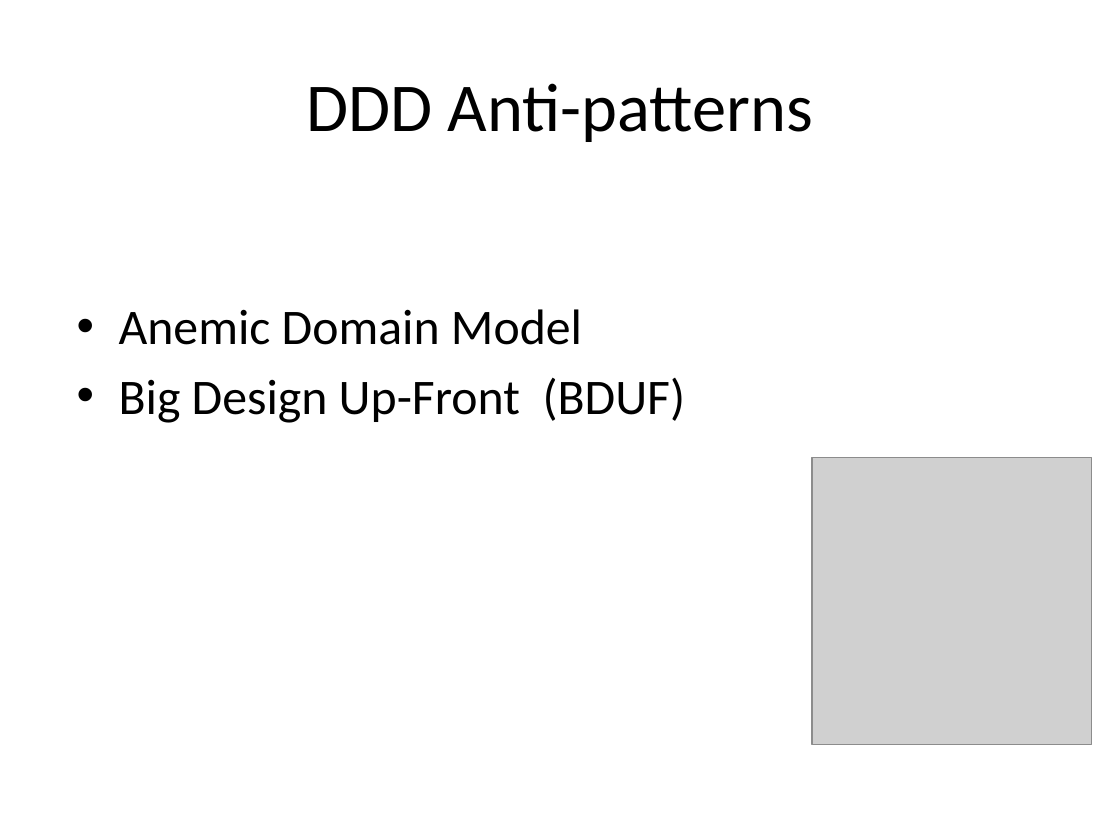
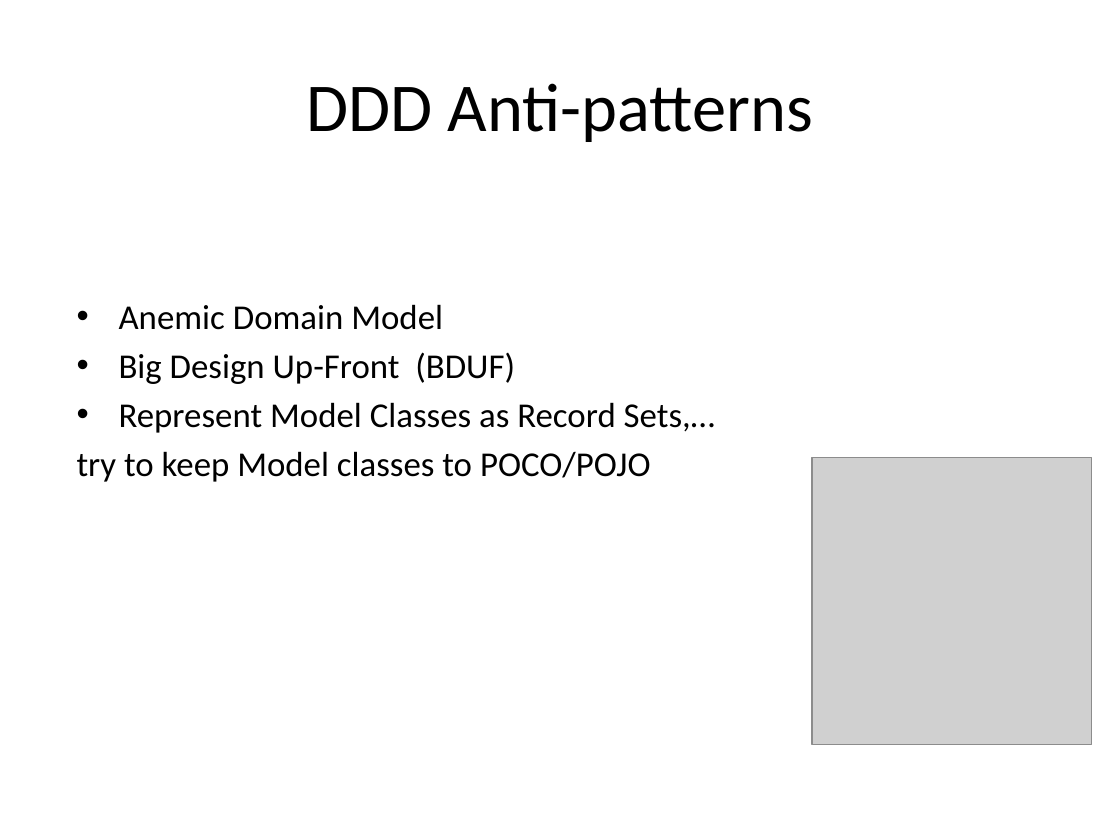
Before and after one commit to arturtv/dddpresentation, a slide deck: slide 52 of Domain-DrivenDesign.A.Trosin.pptx. Drawn at 1120x840 pixels with LibreOffice and Linux fonts; fonts in the diff are those of the drawing; grey boxes stand for pictures. Boxes give left, top, right and bottom in pixels: in the first picture for what was removed or moved away, otherwise in the second. Text is boxed around its words. In the diff, an @@ line names an element or a change of style, - is before the commit and + after.

```diff
--- a/Domain-DrivenDesign.A.Trosin.pptx
+++ b/Domain-DrivenDesign.A.Trosin.pptx
@@ text at <box>119,304,515,384</box>: size 32 to 22.4 pt in "Anemic Domain Model", "Big Design Up-Front (BDUF)"; less space between paragraphs @@
@@ text at <box>77,402,715,482</box>: paragraphs added @@
+• Represent Model Classes as Record Sets,…
+try to keep Model classes to POCO/POJO
```
Also in this commit, not shown: 4 other slides changed.
